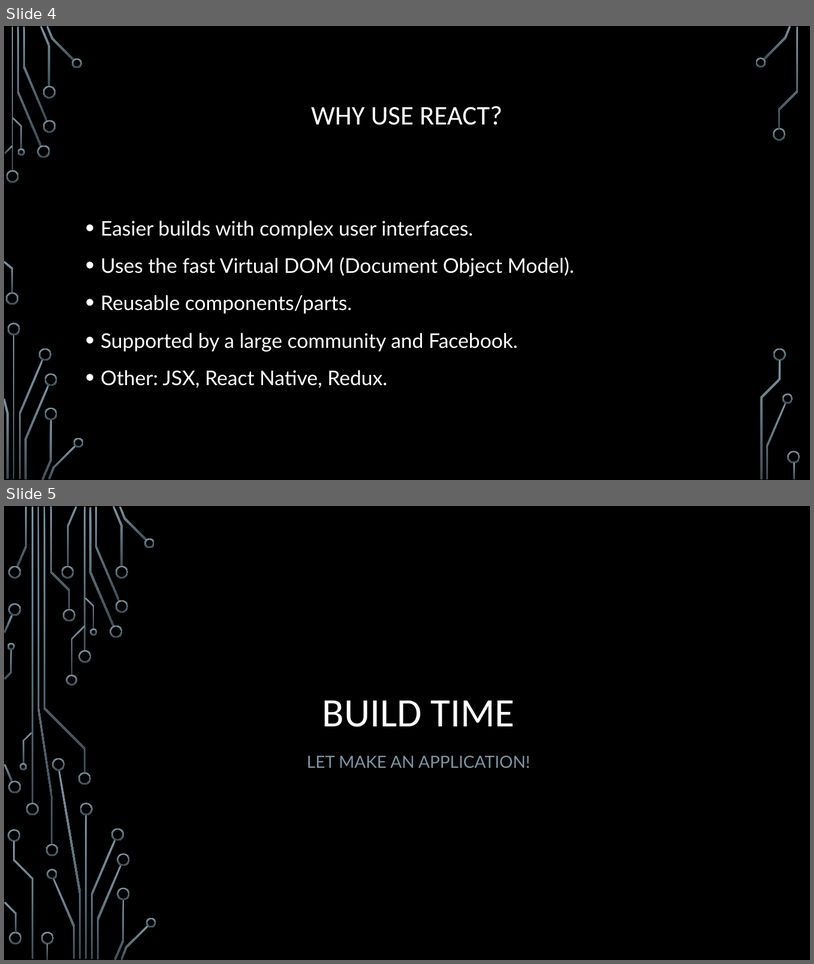
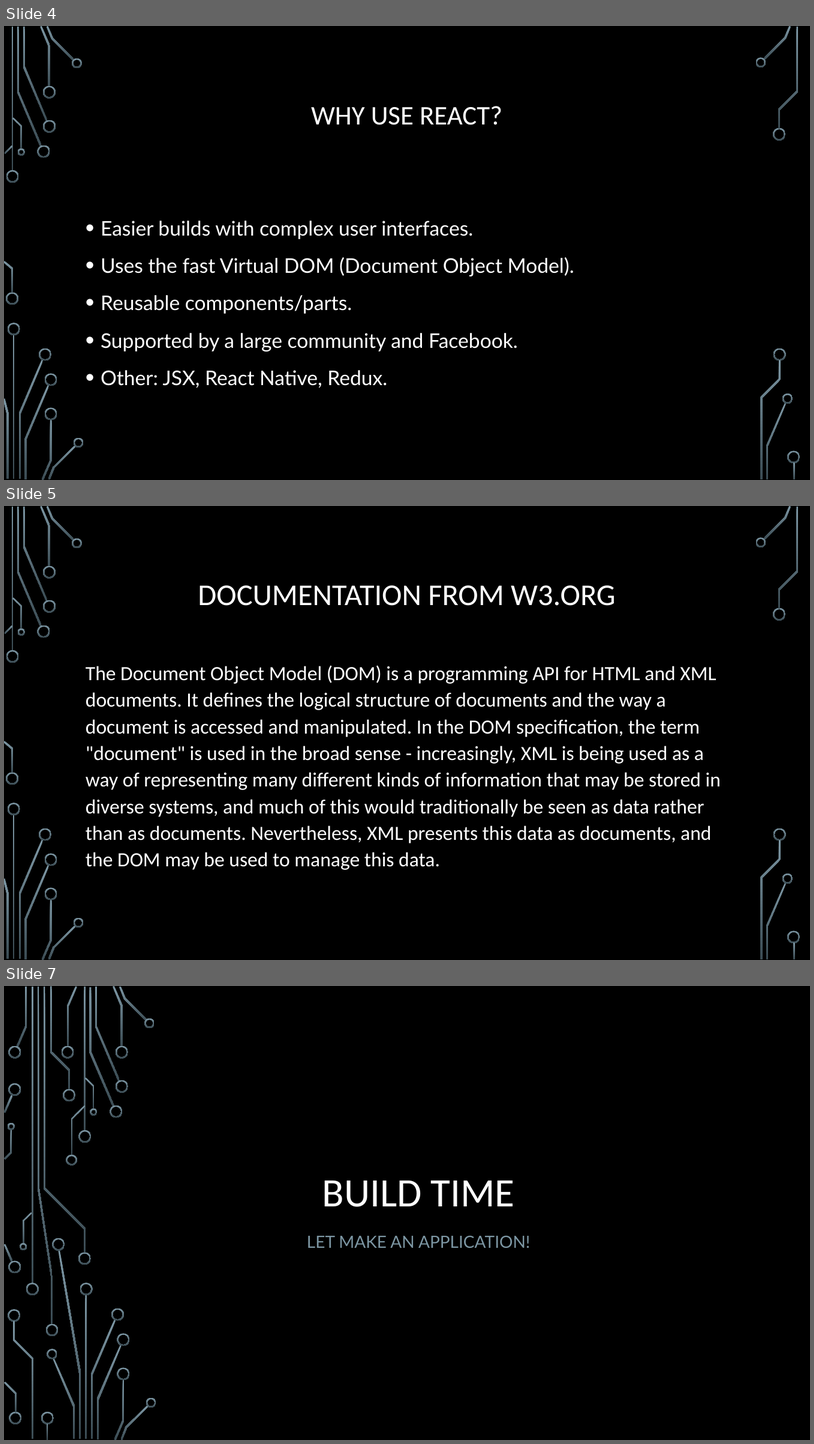
Before and after one commit to kenxwagner/ken_teaches, a slide deck: React/slides/react_lessons_slides.pptx. Shown one above the other, each under a label of ours: slides 4 and 5 before the commit, slides 4, 5 and 7 after it; the slides between them are not shown. The pictures are 814x964 and 814x1444 pixels, drawn with LibreOffice and Linux fonts; fonts in the diff are those of the drawing; background and template pictures are left out. Boxes give left, top, right and bottom in pixels: in the first picture for what was removed or moved away, otherwise in the second. Text is boxed around its words. In the diff, an @@ line names an element or a change of style, - is before the commit and + after.

Commit message:
Updates

```diff
--- a/React/slides/react_lessons_slides.pptx
+++ b/React/slides/react_lessons_slides.pptx
@@ slide 5 added at (4,506,810,960), background picture (left out); not listed: 36 template elements that a slide beside it also shows @@
@@ title added at (198,585,616,606), 36 pt, text #FFFFFF @@
+DOCUMENTATION FROM W3.ORG
@@ text added at (86,665,721,870), 24 pt, text #FFFFFF @@
+The Document Object Model (DOM) is a programming API for HTML and XML documents. It defines the logical structure of documents and the way a document is accessed and manipulated. In the DOM specification, the term "document" is used in the broad sense - increasingly, XML is being used as a way of representing many different kinds of information that may be stored in diverse systems, and much of this would traditionally be seen as data rather than as documents. Nevertheless, XML presents this data as documents, and the DOM may be used to manage this data.
@@ what was slide 5 is now slide 7 @@
```
Also in this commit, not shown: 1 other slide added.
